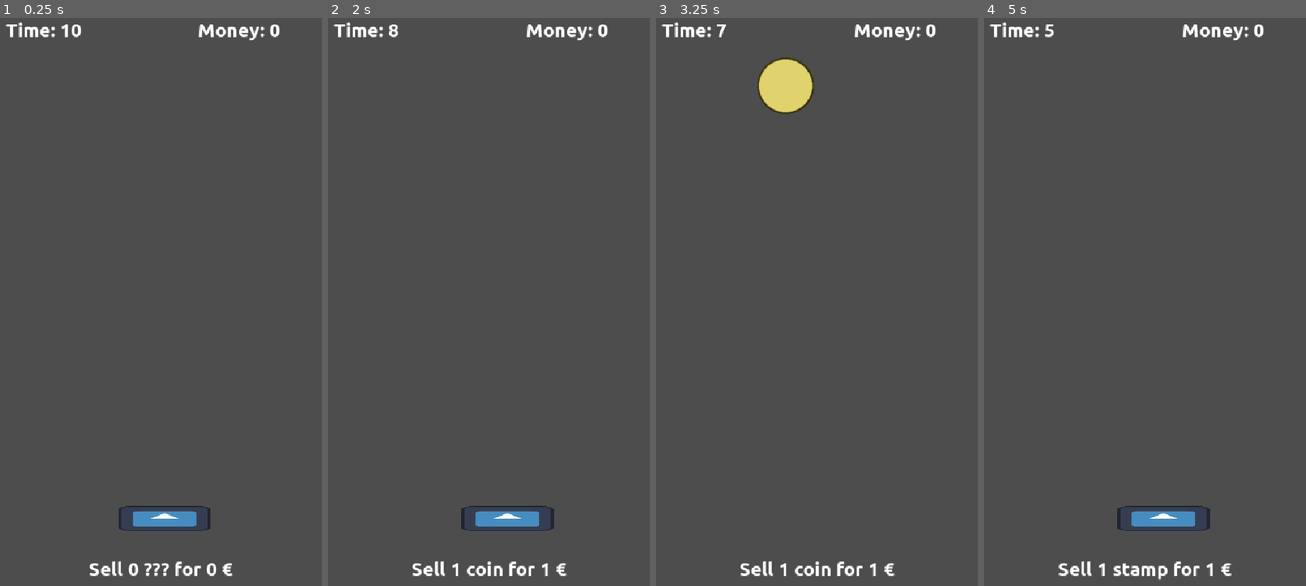
Above: before the commit, frames 1-4 (left to right).
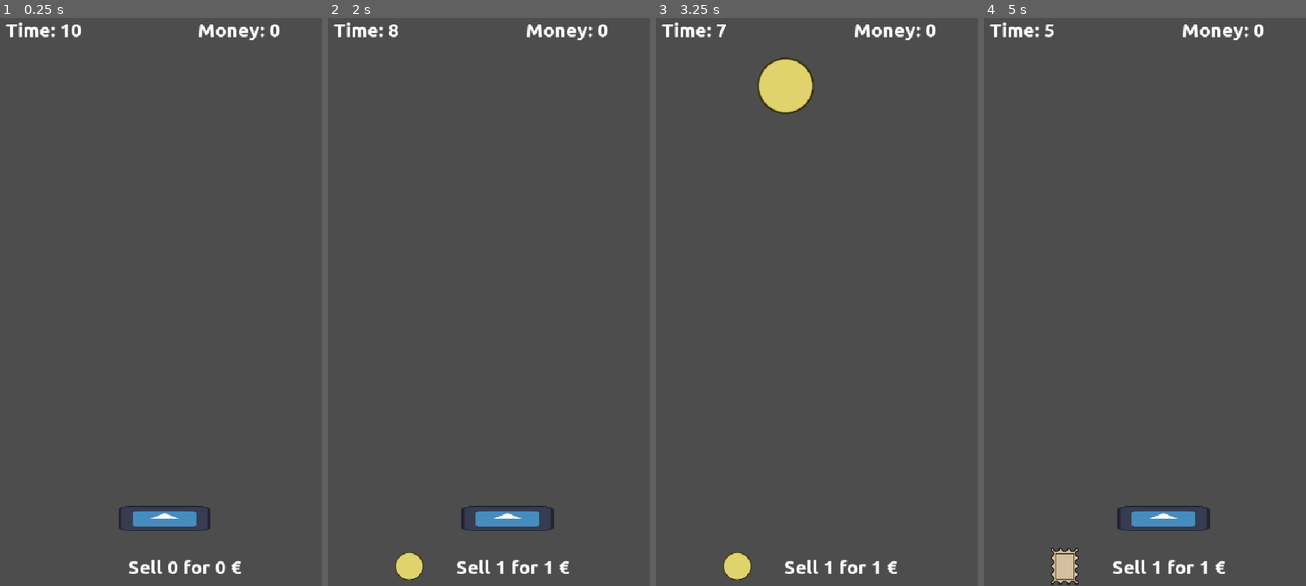
Above: after the commit, the same moments.

Repository: moisesjbc/la-kolektanto
Game: Godot game, scene res://gameplay/main/main.tscn
Same seed, same stepped clock (60 frames per second), same inputs: the game is played once before the commit and once after it. The engine's default icon, where the game draws it, is replaced by a stand-in: a white triangle on a blue panel in a dark square.
Inputs:
- Up to frame 1 (0.25 s): no input
- Up to frame 2 (2 s): tap Enter at 0.5 s; hold Right (ui_right) 0.53-1.28 s; hold Left (ui_left) from 1.28 s (still down)
- Up to frame 3 (3.25 s): release Left (ui_left) at 2.03 s; hold Right (ui_right) from 2.03 s (still down)
- Up to frame 4 (5 s): release Right (ui_right) at 3.53 s; hold Left (ui_left) from 3.53 s (still down)

The runs differ from the first frame. In frame 1, 0.7% of the frame differs, in the area x 27-75%, y 95-99%; in frame 2, 1.0%; in frame 3, 1.0%; in frame 4, 1.1%, in the area x 20-77%, y 93-100%.

Commit message:
Add collectible sprite to GUI

Diff:
--- a/godot-project/gameplay/gui/gui.gd
+++ b/godot-project/gameplay/gui/gui.gd
@@ -6,7 +6,9 @@
 	update_time_label(get_parent().seconds_left)
 
 func update_sell_label(quantity: int, type: String, money: int) -> void:
-	$control/margin_container/bottom_container/sell_label.text = "Sell " + str(quantity) + " " + type + " for " + str(money) + " €"
+	$control/sell_label.text = "Sell " + str(quantity) + " for " + str(money) + " €"
+	for collectible_sprite in $collectible_type_sprite.get_children():
+		collectible_sprite.visible = collectible_sprite.name == type
 
 func update_score_label(score: int) -> void:
 	$control/margin_container/top_container/score_label.text = "Money: " + str(score)
--- a/godot-project/gameplay/gui/gui.tscn
+++ b/godot-project/gameplay/gui/gui.tscn
@@ -1,7 +1,9 @@
-[gd_scene load_steps=3 format=3 uid="uid://ch3xd2o070thq"]
+[gd_scene load_steps=5 format=3 uid="uid://ch3xd2o070thq"]
 
 [ext_resource type="Script" uid="uid://dy1rm575po04" path="res://gameplay/gui/gui.gd" id="1_6vp4t"]
 [ext_resource type="FontFile" uid="uid://cjqm33jfi3sjh" path="res://fonts/Ubuntu-B.ttf" id="1_fn8ka"]
+[ext_resource type="Texture2D" uid="uid://duyywc2vojk0a" path="res://gameplay/collectible/coin.png" id="3_q6c58"]
+[ext_resource type="Texture2D" uid="uid://b85u1qccdjhl5" path="res://gameplay/collectible/stamp.png" id="4_t58tl"]
 
 [node name="gui" type="Node"]
 script = ExtResource("1_6vp4t")
@@ -45,13 +47,23 @@
 text = "ffa"
 horizontal_alignment = 1
 
-[node name="bottom_container" type="VBoxContainer" parent="control/margin_container"]
-layout_mode = 2
-size_flags_vertical = 8
-
-[node name="sell_label" type="Label" parent="control/margin_container/bottom_container"]
-layout_mode = 2
+[node name="sell_label" type="Label" parent="control"]
+layout_mode = 0
+offset_left = 145.0
+offset_top = 910.0
+offset_right = 476.0
+offset_bottom = 947.0
 theme_override_fonts/font = ExtResource("1_fn8ka")
 theme_override_font_sizes/font_size = 32
 text = "Sell X <type> for Y"
 horizontal_alignment = 1
+
+[node name="collectible_type_sprite" type="Node2D" parent="."]
+position = Vector2(136, 927)
+scale = Vector2(0.5, 0.5)
+
+[node name="coin" type="Sprite2D" parent="collectible_type_sprite"]
+texture = ExtResource("3_q6c58")
+
+[node name="stamp" type="Sprite2D" parent="collectible_type_sprite"]
+texture = ExtResource("4_t58tl")
